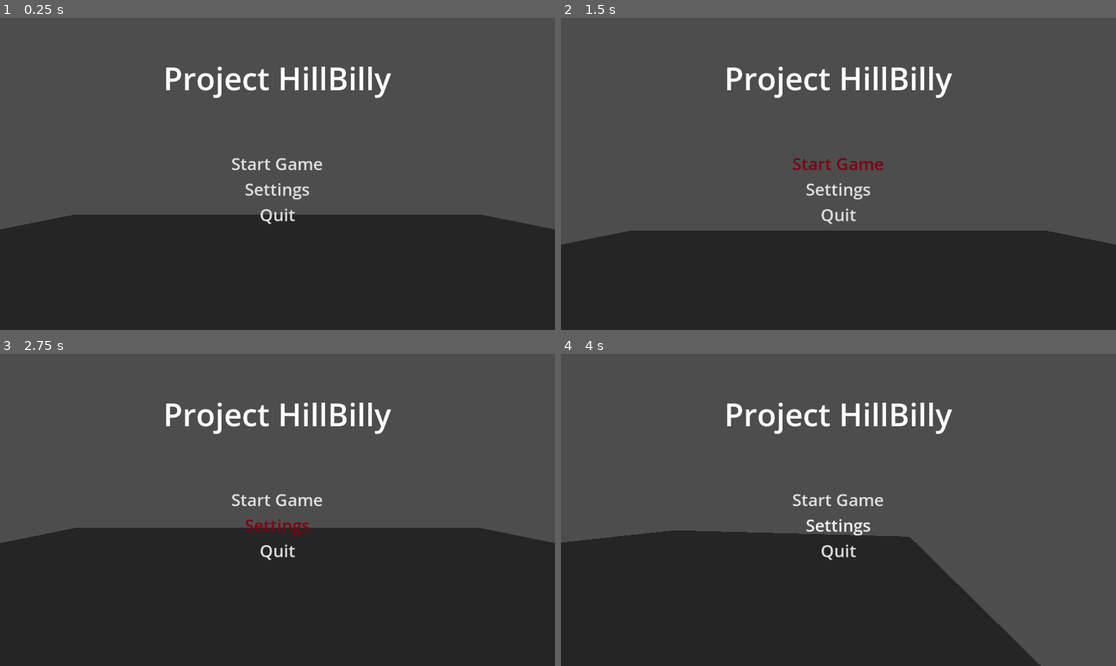
Above: before the commit, frames 1-4 (two rows, left to right).
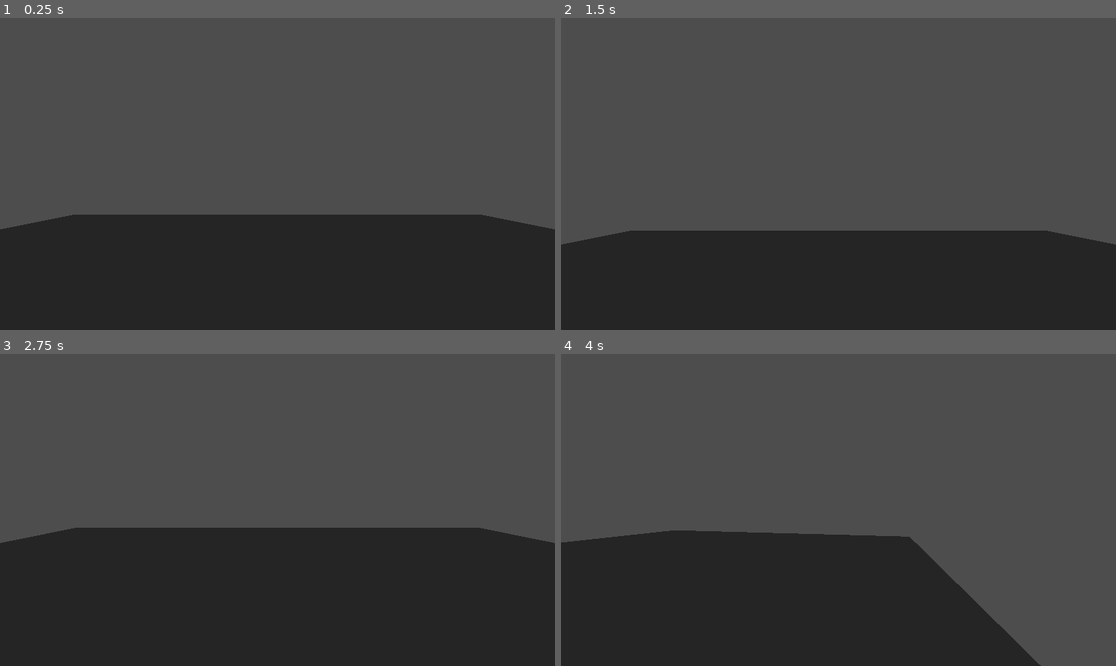
Above: after the commit, the same moments.

Repository: thedevbones/project-hillbilly
Game: Godot game, scene res://world.tscn
The game is run twice, just before and just after one commit, with the same random seed, the same clock (stepped at 60 frames per second) and the same inputs.
Inputs (mouse positions are in pixels of both pictures, inside the frame that each line leads up to):
- Up to frame 1 (0.25 s): no input
- Up to frame 2 (1.5 s): click (838, 164) at 0.5 s, where only the run before the commit has a clickable "Start Game"; click (838, 164) at 1.25 s, where only the run before the commit has a clickable "Start Game"
- Up to frame 3 (2.75 s): click (277, 525) at 2 s, where only the run before the commit has a clickable "Settings"
- Up to frame 4 (4 s): move the mouse to (866, 510) at 2.77 s; hold D (walk_right) 2.78-3.53 s; tap W (walk_foward) at 2.85, 3.6 s; move the mouse to (810, 510) at 3.52 s; hold S (walk_back) from 3.53 s (still down)

The runs differ from the first frame. In frame 1, 1.9% of the frame differs, in the area x 29-71%, y 15-67%; in frame 2, 1.9%; in frame 3, 1.9%; in frame 4, 1.9%.

Commit message:
Added Turorial button

Diff:
--- a/main_menu.tscn
+++ b/main_menu.tscn
@@ -3,6 +3,7 @@
 [sub_resource type="Theme" id="Theme_754t5"]
 
 [sub_resource type="SystemFont" id="SystemFont_jq8ve"]
+subpixel_positioning = 0
 
 [sub_resource type="StyleBoxEmpty" id="StyleBoxEmpty_dvevm"]
 
@@ -66,6 +67,20 @@
 text = "Start Game
 "
 
+[node name="TutorialBtn" type="Button" parent="Control/MarginContainer/VBoxContainer"]
+layout_mode = 2
+size_flags_horizontal = 4
+theme_override_colors/font_pressed_color = Color(0.968627, 0.968627, 0.968627, 1)
+theme_override_colors/font_hover_color = Color(0.498039, 0, 0.0745098, 1)
+theme_override_font_sizes/font_size = 35
+theme_override_styles/normal = SubResource("StyleBoxEmpty_dvevm")
+theme_override_styles/hover = SubResource("StyleBoxEmpty_17rg0")
+theme_override_styles/pressed = SubResource("StyleBoxEmpty_25dqu")
+theme_override_styles/disabled = SubResource("StyleBoxEmpty_ap838")
+theme_override_styles/focus = SubResource("StyleBoxEmpty_n0aih")
+text = "Tutorial
+"
+
 [node name="SettingsBtn" type="Button" parent="Control/MarginContainer/VBoxContainer"]
 layout_mode = 2
 size_flags_horizontal = 4
--- a/world.tscn
+++ b/world.tscn
@@ -1,7 +1,6 @@
-[gd_scene load_steps=6 format=3 uid="uid://dpu8u0h73r1dy"]
+[gd_scene load_steps=5 format=3 uid="uid://dpu8u0h73r1dy"]
 
 [ext_resource type="Script" path="res://Player.gd" id="1_1ouke"]
-[ext_resource type="PackedScene" uid="uid://uqmsd8gbm3fk" path="res://main_menu.tscn" id="2_vqpqu"]
 
 [sub_resource type="CapsuleShape3D" id="CapsuleShape3D_hnuiv"]
 
@@ -10,8 +9,6 @@
 [sub_resource type="Environment" id="Environment_wbc6u"]
 
 [node name="World" type="Node3D"]
-
-[node name="Main Menu" parent="." instance=ExtResource("2_vqpqu")]
 
 [node name="Player" type="CharacterBody3D" parent="."]
 transform = Transform3D(1, 0, 0, 0, 1, 0, 0, 0, 1, 0, 1, 0)
